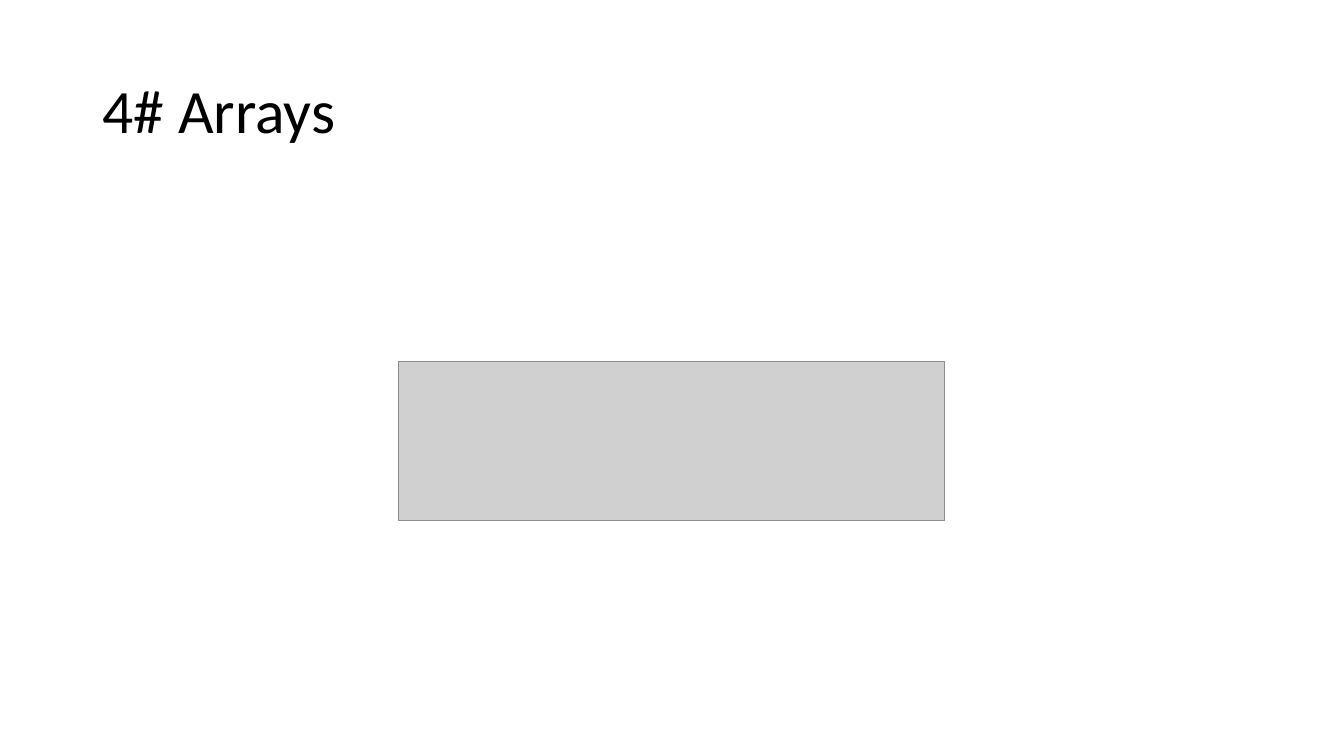
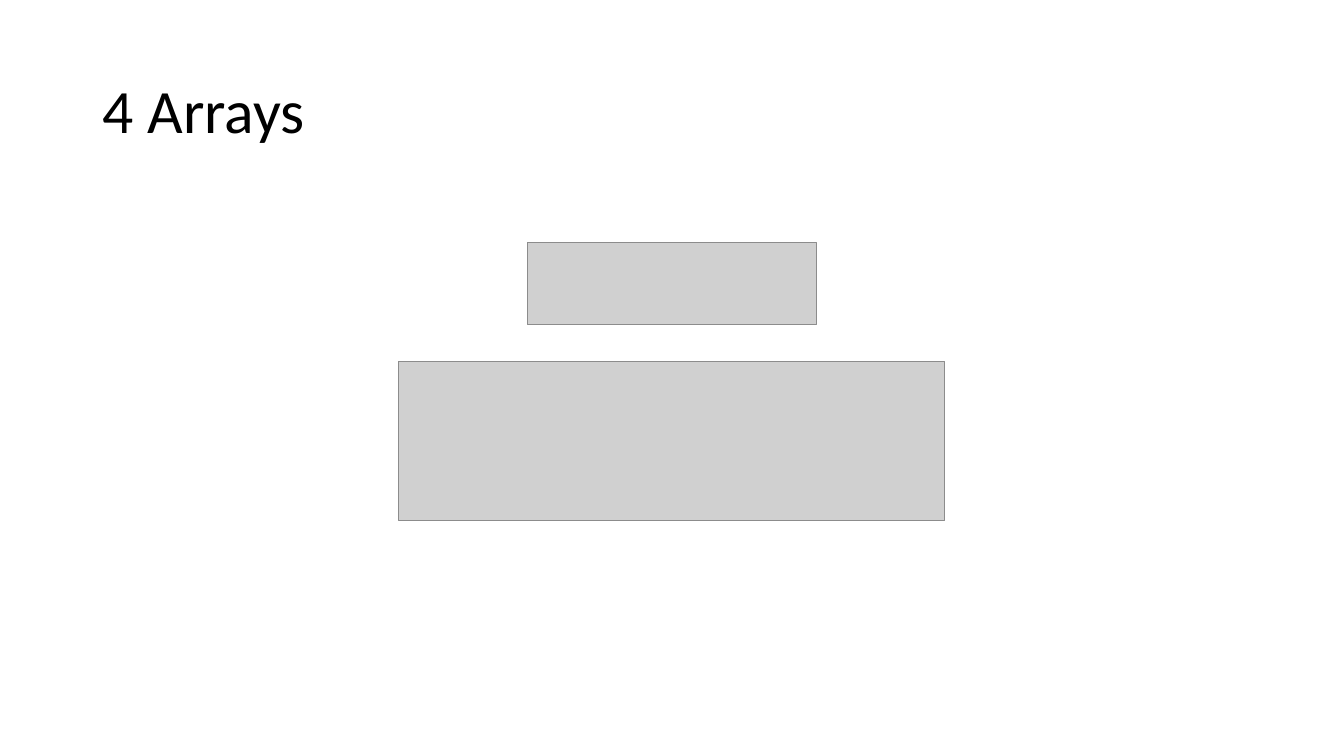
Before and after one commit to KeaganErasmus/BCDE222-C-, a slide deck: slide 5 of Assessment1/Assessment1.pptx. Drawn at 1344x756 pixels with LibreOffice and Linux fonts; fonts in the diff are those of the drawing; grey boxes stand for pictures. Boxes give left, top, right and bottom in pixels: in the first picture for what was removed or moved away, otherwise in the second. Text is boxed around its words. In the diff, an @@ line names an element or a change of style, - is before the commit and + after.

```diff
--- a/Assessment1/Assessment1.pptx
+++ b/Assessment1/Assessment1.pptx
@@ title at (x1=102, y1=93, x2=305, y2=143): text changed @@
-4# Arrays
+4 Arrays
@@ picture added at (x1=527, y1=243, x2=818, y2=325) @@
```
Also in this commit, not shown: 4 other slides changed, 10 slides added, 7 other files.
